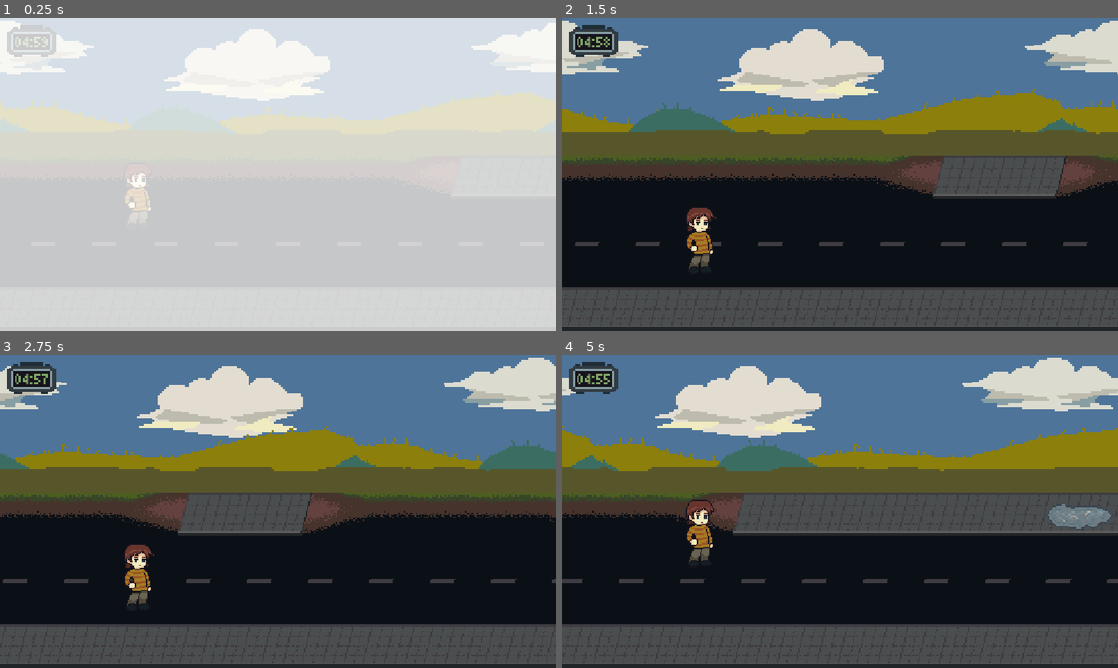
Above: before the commit, frames 1-4 (two rows, left to right).
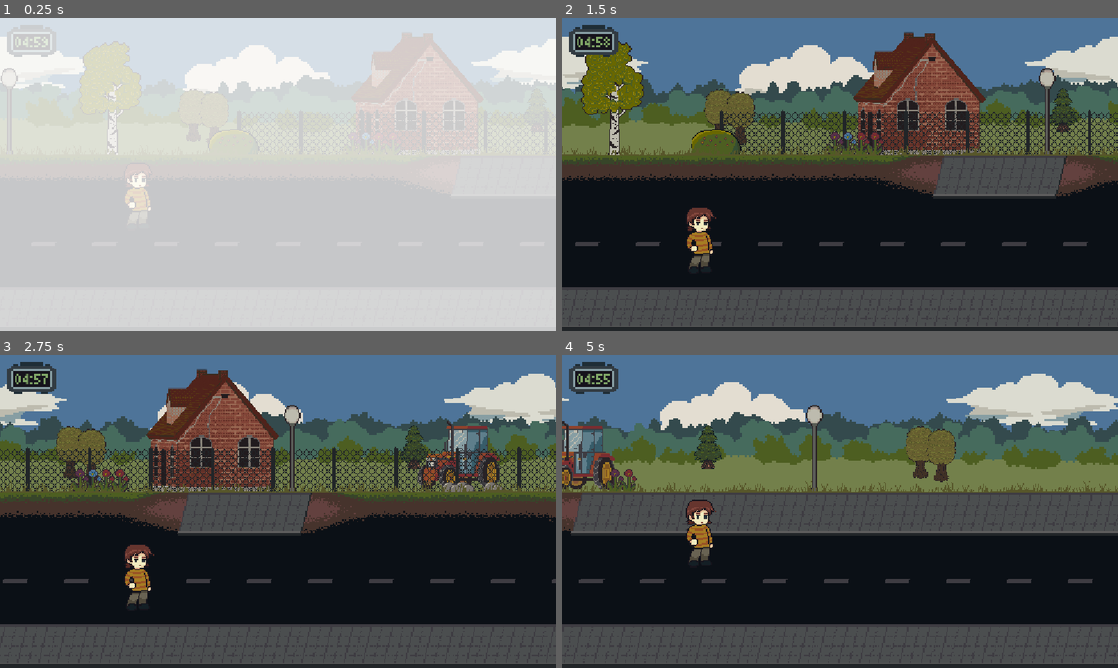
Above: after the commit, the same moments.

Repository: W00jo/projekt-droga
Game: Godot game, scene res://src/level/level.tscn
The game is run twice, just before and just after one commit, with the same random seed, the same clock (stepped at 60 frames per second) and the same inputs. This scene is started directly instead of the project's main scene.
Inputs (mouse positions are in pixels of both pictures, inside the frame that each line leads up to):
- Up to frame 1 (0.25 s): no input
- Up to frame 2 (1.5 s): tap Enter at 0.5 s; move the mouse to (962, 158) at 0.52 s; hold D (move_right) 0.53-1.28 s; click (962, 158) at 0.67 s; move the mouse to (728, 190) at 1.27 s; hold S (move_down) from 1.28 s (still down)
- Up to frame 3 (2.75 s): move the mouse to (333, 442) at 2.02 s; release S (move_down) at 2.03 s; hold D (move_right) from 2.03 s (still down)
- Up to frame 4 (5 s): move the mouse to (812, 574) at 2.77 s; release D (move_right) at 2.78 s; hold W (move_up) 2.78-3.53 s; click (812, 574) at 2.92 s; move the mouse to (1006, 558) at 3.52 s; hold A (move_left) from 3.53 s (still down); move the mouse to (673, 464) at 4.27 s

The runs differ from the first frame. In frame 1, 11% of the frame differs, in the area x 0-100%, y 0-44%; in frame 2, 28%; in frame 3, 28%; in frame 4, 31%, in the area x 0-100%, y 0-73%.

Commit message:
Implement parallax assets

Diff:
--- a/global/game_manager.gd
+++ b/global/game_manager.gd
@@ -21,7 +21,7 @@
 
 var current_state: GameState = GameState.INACTIVE
 var current_scroll_speed: float = 0.0
-var target_scroll_speed: float = 400.0
+var target_scroll_speed: float = 600.0
 var acceleration_rate: float = 150.0
 
 var current_time: float = 300.0
--- a/src/environment/countryside_parallax/countryside_parallax_bg.tscn
+++ b/src/environment/countryside_parallax/countryside_parallax_bg.tscn
@@ -1,52 +1,189 @@
 [gd_scene format=3 uid="uid://lbkg5dhwx4eu"]
 
 [ext_resource type="Texture2D" uid="uid://3uotfjc68vn1" path="res://src/environment/countryside_parallax/layer_1_parallax.png" id="1_uonr0"]
-[ext_resource type="Texture2D" uid="uid://t2m81qidcgjk" path="res://src/environment/countryside_parallax/layer_2_parallax.png" id="2_jyrcu"]
-[ext_resource type="Texture2D" uid="uid://s2n7872aqsf2" path="res://src/environment/countryside_parallax/layer_3_parallax.png" id="3_m5pt1"]
-[ext_resource type="Texture2D" uid="uid://rrmna8d87vry" path="res://src/environment/countryside_parallax/layer_4_parallax.png" id="4_yr81c"]
+[ext_resource type="Texture2D" uid="uid://bmikl6sy32y4q" path="res://src/environment/countryside_parallax/layer_2_forest.png" id="4_ib2fj"]
 [ext_resource type="Script" uid="uid://c5xsjjclxebep" path="res://src/environment/dynamic_parallax.gd" id="5_dynpx"]
+[ext_resource type="Texture2D" uid="uid://b7pcxkh4ddush" path="res://src/environment/leaf_tree.png" id="6_dn6jc"]
+[ext_resource type="Texture2D" uid="uid://cssjsr5nnm7qt" path="res://src/environment/countryside_parallax/layer_3_forest.png" id="6_tkuoi"]
+[ext_resource type="Texture2D" uid="uid://wkrrfpty1gcn" path="res://src/environment/pine_tree.png" id="7_dn6jc"]
+[ext_resource type="Texture2D" uid="uid://u7c6kgm4wm2p" path="res://src/environment/countryside_parallax/layer_4_field.png" id="7_f3hmt"]
+[ext_resource type="Texture2D" uid="uid://42lphhlg6c1q" path="res://src/environment/brick_house.png" id="8_tkuoi"]
+[ext_resource type="Texture2D" uid="uid://bqc7xtrx7dovx" path="res://src/environment/tractor.png" id="9_dn6jc"]
+[ext_resource type="Texture2D" uid="uid://dw6ftfrxjgb0g" path="res://src/environment/countryside_parallax/layer_5_fence.png" id="9_gglmi"]
+[ext_resource type="Texture2D" uid="uid://d4glk1g3rar76" path="res://src/environment/birch_tree.png" id="9_hdms4"]
+[ext_resource type="Texture2D" uid="uid://cdlw5mwq76fbu" path="res://src/environment/flower_red.png" id="10_f3hmt"]
+[ext_resource type="Texture2D" uid="uid://clq14eesepd5" path="res://src/environment/flower_blue.png" id="11_w2ylu"]
+[ext_resource type="Texture2D" uid="uid://dovt2g4ahl6fy" path="res://src/environment/flower_purple.png" id="13_qk5f4"]
+[ext_resource type="Texture2D" uid="uid://b6m4nuhiivu70" path="res://src/environment/bush_1.png" id="15_fmhvi"]
+[ext_resource type="Texture2D" uid="uid://dbhm84ow6pbc2" path="res://src/environment/boulders.png" id="16_gglmi"]
+[ext_resource type="Texture2D" uid="uid://dk7yy50jed3qc" path="res://src/environment/grassy_boulders.png" id="17_dn6jc"]
+[ext_resource type="Texture2D" uid="uid://cmmlu78k2tixj" path="res://src/environment/lamp_post.png" id="17_fmhvi"]
+[ext_resource type="Texture2D" uid="uid://bu3qoyyf31rw8" path="res://src/environment/countryside_parallax/layer_6_grass.png" id="19_dn6jc"]
 
-[node name="CountrysideParallaxBg" type="Node2D" unique_id=483123916 node_paths=PackedStringArray("layer_far_background", "layer_mid_background", "layer_near_background", "layer_foreground")]
+[node name="CountrysideParallaxBg" type="Node2D" unique_id=483123916 node_paths=PackedStringArray("layer_sky", "layer_forest_far", "layer_forest_near", "layer_field", "layer_items", "layer_fence", "layer_grass")]
 script = ExtResource("5_dynpx")
-layer_far_background = NodePath("Sky")
-layer_mid_background = NodePath("Horizon")
-layer_near_background = NodePath("Grass")
-layer_foreground = NodePath("Fence")
+layer_sky = NodePath("Sky")
+layer_forest_far = NodePath("Forest")
+layer_forest_near = NodePath("Forest2")
+layer_field = NodePath("Field")
+layer_items = NodePath("Items")
+layer_fence = NodePath("Fence")
+layer_grass = NodePath("Grass")
 
 [node name="Sky" type="Parallax2D" parent="." unique_id=1626971135]
+scroll_offset = Vector2(6, -101)
 repeat_size = Vector2(1152, 0)
 autoscroll = Vector2(-20, 0)
 
-[node name="Sprite2D" type="Sprite2D" parent="Sky" unique_id=1895733029]
-position = Vector2(576, 424)
+[node name="Sky" type="Sprite2D" parent="Sky" unique_id=1895733029]
+position = Vector2(570, 425)
 scale = Vector2(4, 4)
 texture = ExtResource("1_uonr0")
 
-[node name="Grass" type="Parallax2D" parent="." unique_id=2076686956]
-scroll_offset = Vector2(0, 70)
+[node name="Forest" type="Parallax2D" parent="." unique_id=2076686956]
+scroll_offset = Vector2(0, -14)
 repeat_size = Vector2(1152, 0)
 autoscroll = Vector2(-220, 0)
 
-[node name="Sprite2D" type="Sprite2D" parent="Grass" unique_id=1171100310]
-position = Vector2(579, 203)
+[node name="Forest" type="Sprite2D" parent="Forest" unique_id=1007890645]
+position = Vector2(576, 273)
 scale = Vector2(4, 4)
-texture = ExtResource("3_m5pt1")
+texture = ExtResource("4_ib2fj")
 
-[node name="Horizon" type="Parallax2D" parent="." unique_id=314170243]
-scroll_offset = Vector2(0, -78)
+[node name="Forest2" type="Parallax2D" parent="." unique_id=314170243]
+scroll_offset = Vector2(0, -162)
+repeat_size = Vector2(1152, 0)
+autoscroll = Vector2(-150, 0)
+
+[node name="Forest2" type="Sprite2D" parent="Forest2" unique_id=1541381873]
+position = Vector2(576, 419)
+scale = Vector2(4, 4)
+texture = ExtResource("6_tkuoi")
+
+[node name="Field" type="Parallax2D" parent="." unique_id=1167128485]
+scroll_offset = Vector2(0, -142)
 repeat_size = Vector2(1152, 0)
 autoscroll = Vector2(-70, 0)
 
-[node name="Sprite2D2" type="Sprite2D" parent="Horizon" unique_id=1282669581]
-position = Vector2(578, 255)
+[node name="Field" type="Sprite2D" parent="Field" unique_id=605884883]
+position = Vector2(576, 401)
 scale = Vector2(4, 4)
-texture = ExtResource("2_jyrcu")
+texture = ExtResource("7_f3hmt")
+
+[node name="LeafTree" type="Sprite2D" parent="Field" unique_id=67823364]
+position = Vector2(403, 342)
+texture = ExtResource("6_dn6jc")
+
+[node name="LeafTree2" type="Sprite2D" parent="Field" unique_id=2137991140]
+position = Vector2(446, 348)
+texture = ExtResource("6_dn6jc")
+
+[node name="PineTree" type="Sprite2D" parent="Field" unique_id=214093877]
+position = Vector2(1115, 347)
+texture = ExtResource("7_dn6jc")
+
+[node name="Items" type="Parallax2D" parent="." unique_id=921589016]
+scroll_offset = Vector2(-1146, -101)
+repeat_size = Vector2(4608, 0)
+autoscroll = Vector2(-70, 0)
+
+[node name="BrickHouse" type="Sprite2D" parent="Items" unique_id=1626012362]
+position = Vector2(4279, 261)
+scale = Vector2(0.25, 0.25)
+texture = ExtResource("8_tkuoi")
+
+[node name="BrickHouse2" type="Sprite2D" parent="Items" unique_id=2022878104]
+position = Vector2(2009, 261)
+scale = Vector2(0.25, 0.25)
+texture = ExtResource("8_tkuoi")
+
+[node name="Tractor" type="Sprite2D" parent="Items" unique_id=147589616]
+position = Vector2(2525, 304)
+scale = Vector2(2.75, 2.75)
+texture = ExtResource("9_dn6jc")
+
+[node name="BirchTree" type="Sprite2D" parent="Items" unique_id=1013283473]
+position = Vector2(1383, 266)
+scale = Vector2(2.2, 2.2)
+texture = ExtResource("9_hdms4")
 
 [node name="Fence" type="Parallax2D" parent="." unique_id=2030713046]
-visible = false
-repeat_size = Vector2(1152, 0)
+repeat_size = Vector2(9216, 0)
 autoscroll = Vector2(-250, 0)
 
-[node name="Sprite2D" type="Sprite2D" parent="Fence" unique_id=185191697]
-position = Vector2(576, 324)
-texture = ExtResource("4_yr81c")
+[node name="Fences" type="Sprite2D" parent="Fence" unique_id=120390213]
+position = Vector2(4807, 207)
+scale = Vector2(2.5, 2.5)
+texture = ExtResource("9_gglmi")
+
+[node name="Flowers" type="Node2D" parent="Fence" unique_id=1355363500]
+position = Vector2(0, -50)
+
+[node name="Flower" type="Sprite2D" parent="Fence/Flowers" unique_id=1961388268]
+position = Vector2(763, 306)
+scale = Vector2(2, 2)
+texture = ExtResource("11_w2ylu")
+
+[node name="Flower2" type="Sprite2D" parent="Fence/Flowers" unique_id=910290654]
+position = Vector2(791, 306)
+scale = Vector2(2, 2)
+texture = ExtResource("10_f3hmt")
+
+[node name="Flower3" type="Sprite2D" parent="Fence/Flowers" unique_id=1087023998]
+position = Vector2(819, 306)
+scale = Vector2(2, 2)
+texture = ExtResource("10_f3hmt")
+
+[node name="Flower4" type="Sprite2D" parent="Fence/Flowers" unique_id=632314074]
+position = Vector2(736, 306)
+scale = Vector2(2, 2)
+texture = ExtResource("13_qk5f4")
+
+[node name="Flower5" type="Sprite2D" parent="Fence/Flowers" unique_id=1175799836]
+position = Vector2(1943, 306)
+scale = Vector2(2, 2)
+texture = ExtResource("10_f3hmt")
+
+[node name="Flower6" type="Sprite2D" parent="Fence/Flowers" unique_id=1742171556]
+position = Vector2(1915, 306)
+scale = Vector2(2, 2)
+texture = ExtResource("13_qk5f4")
+
+[node name="BushesAndRocks" type="Node2D" parent="Fence" unique_id=1924903378]
+
+[node name="Bush" type="Sprite2D" parent="Fence/BushesAndRocks" unique_id=1552986116]
+position = Vector2(491, 254)
+scale = Vector2(2, 2)
+texture = ExtResource("15_fmhvi")
+
+[node name="Rocks" type="Sprite2D" parent="Fence/BushesAndRocks" unique_id=324536460]
+position = Vector2(1532, 264)
+texture = ExtResource("16_gglmi")
+
+[node name="Rocks2" type="Sprite2D" parent="Fence/BushesAndRocks" unique_id=1483943519]
+position = Vector2(1506, 264)
+texture = ExtResource("16_gglmi")
+
+[node name="Rocks3" type="Sprite2D" parent="Fence/BushesAndRocks" unique_id=2140687887]
+position = Vector2(1592, 264)
+texture = ExtResource("17_dn6jc")
+
+[node name="Grass" type="Parallax2D" parent="." unique_id=1914855222]
+scroll_offset = Vector2(-6, -156)
+repeat_size = Vector2(1152, 0)
+autoscroll = Vector2(-70, 0)
+
+[node name="LampPost" type="Sprite2D" parent="Grass" unique_id=1020945958]
+position = Vector2(30.000008, 297)
+scale = Vector2(2.5, 2.5)
+texture = ExtResource("17_fmhvi")
+
+[node name="Grass" type="Sprite2D" parent="Grass" unique_id=146361142]
+position = Vector2(294, 443)
+scale = Vector2(2, 2)
+texture = ExtResource("19_dn6jc")
+
+[node name="Grass2" type="Sprite2D" parent="Grass" unique_id=1775424819]
+position = Vector2(870, 443)
+scale = Vector2(2, 2)
+texture = ExtResource("19_dn6jc")
--- a/src/environment/dynamic_parallax.gd
+++ b/src/environment/dynamic_parallax.gd
@@ -6,17 +6,23 @@
 @export var speed_scale: float = 1.0
 
 # References to the parallax layers, ordered from the furthest background to the closest foreground
-@export var layer_far_background: Parallax2D
-@export var layer_mid_background: Parallax2D
-@export var layer_near_background: Parallax2D
-@export var layer_foreground: Parallax2D
+@export var layer_sky: Parallax2D
+@export var layer_forest_far: Parallax2D
+@export var layer_forest_near: Parallax2D
+@export var layer_field: Parallax2D
+@export var layer_items: Parallax2D
+@export var layer_fence: Parallax2D
+@export var layer_grass: Parallax2D
 
 # Parallax multipliers to create a depth effect through differential scrolling
 # Layers further from the camera move slower; the foreground matches the track speed
-const MULTIPLIER_FAR_BACKGROUND: float = 0.1   # E.g., Sky
-const MULTIPLIER_MID_BACKGROUND: float = 0.25  # E.g., Horizon/Mountains
-const MULTIPLIER_NEAR_BACKGROUND: float = 0.75 # E.g., Grass/Hills
-const MULTIPLIER_FOREGROUND: float = 1.0       # E.g., Fence/Trees next to the road
+const MULTIPLIER_SKY: float = 0.1   # E.g., Sky
+const MULTIPLIER_FOREST_FAR: float = 0.15  # Darker forest on the horizon
+const MULTIPLIER_FOREST_NEAR: float = 0.25 # Lighter forest on the horizon
+const MULTIPLIER_FIELD: float = 0.45       # Field and bushes
+const MULTIPLIER_ITEMS: float = 0.75       # E.g., Houses, buildings, trees, tractors etc.
+const MULTIPLIER_FENCE: float = 1.0        # Fences and very near items
+const MULTIPLIER_GRASS: float = 1.0        # Grass in the front
 
 func _process(_delta: float) -> void:
 	# Read the current treadmill speed from the global state
@@ -24,7 +30,10 @@
 
 	# Update the autoscroll property for each layer
 	# We use negative values because the background must move left to simulate forward motion
-	layer_far_background.autoscroll.x = -base_speed * MULTIPLIER_FAR_BACKGROUND
-	layer_mid_background.autoscroll.x = -base_speed * MULTIPLIER_MID_BACKGROUND
-	layer_near_background.autoscroll.x = -base_speed * MULTIPLIER_NEAR_BACKGROUND
-	layer_foreground.autoscroll.x = -base_speed * MULTIPLIER_FOREGROUND
+	layer_sky.autoscroll.x = -base_speed * MULTIPLIER_SKY
+	layer_forest_far.autoscroll.x = -base_speed * MULTIPLIER_FOREST_FAR
+	layer_forest_near.autoscroll.x = -base_speed * MULTIPLIER_FOREST_NEAR
+	layer_field.autoscroll.x = -base_speed * MULTIPLIER_FIELD
+	layer_items.autoscroll.x = -base_speed * MULTIPLIER_ITEMS
+	layer_fence.autoscroll.x = -base_speed * MULTIPLIER_FENCE
+	layer_grass.autoscroll.x = -base_speed * MULTIPLIER_GRASS
--- a/src/level/level.tscn
+++ b/src/level/level.tscn
@@ -16,7 +16,6 @@
 polygon = PackedVector2Array(0, 0, 0, 648, 1152, 648, 1152, 0)
 
 [node name="CountrysideParallaxBg" parent="." unique_id=483123916 instance=ExtResource("4_mpbj7")]
-position = Vector2(0, -133)
 
 [node name="PlayerLevel" parent="." unique_id=1556861879 instance=ExtResource("3_em31m")]
 position = Vector2(285, 350)
@@ -27,6 +26,7 @@
 [node name="ObstacleSpawner" parent="." unique_id=1927055351 instance=ExtResource("5_w7y1s")]
 
 [node name="HUD" parent="." unique_id=1962771496 instance=ExtResource("6_w7y1s")]
+
 [node name="CanvasLayer" type="CanvasLayer" parent="." unique_id=616161384]
 
 [node name="HUD" type="Control" parent="CanvasLayer" unique_id=535979702]
--- a/src/obstacles/obstacle_spawner.gd
+++ b/src/obstacles/obstacle_spawner.gd
@@ -2,11 +2,11 @@
 extends Node2D
 
 # Values for a linear function that goes from START to END,
-# which are also randomized from MIN value to MAX value
-const START_MIN_TIME: float = 1
-const END_MIN_TIME: float = 0.25
-const START_MAX_TIME: float = 1.75
-const END_MAX_TIME: float = 0.45
+# which are also randomised from MIN value to MAX value
+const START_MIN_TIME: float = 0.75
+const END_MIN_TIME: float = 0.2
+const START_MAX_TIME: float = 1.25
+const END_MAX_TIME: float = 0.35
 
 # TODO: add jitter (slight x pos randomising)
 
--- a/src/player/player_level.gd
+++ b/src/player/player_level.gd
@@ -15,7 +15,7 @@
 func _ready() -> void:
 	# Snap to the starting track position without animation on first load
 	position.y = level_manager.get_track_position_y(current_track)
-	z_index = current_track
+	z_index = current_track + 1
 
 func _process(_delta: float) -> void:
 	# Block input when the run has concluded
@@ -44,4 +44,4 @@
 		_movement_tween = create_tween()
 		_movement_tween.tween_property(self, "position:y", target_y, 0.15).set_trans(Tween.TRANS_SINE).set_ease(Tween.EASE_OUT)
 
-		z_index = current_track
+		z_index = current_track + 1
Binary file changed: src/environment/birch_tree.png
Binary file added: src/environment/countryside_parallax/layer_2_forest.png
Not shown, added: src/environment/countryside_parallax/layer_2_forest.png.import
Binary file added: src/environment/countryside_parallax/layer_3_forest.png
Not shown, changed: src/environment/countryside_parallax/layer_3_forest.png.import
Binary file added: src/environment/countryside_parallax/layer_4_field.png
Not shown, added: src/environment/countryside_parallax/layer_4_field.png.import
Binary file added: src/environment/countryside_parallax/layer_5_fence.png
Not shown, added: src/environment/countryside_parallax/layer_5_fence.png.import
Binary file added: src/environment/countryside_parallax/layer_5_fence_1.png
Not shown, added: src/environment/countryside_parallax/layer_5_fence_1.png.import
Binary file added: src/environment/countryside_parallax/layer_5_fence_2.png
(and 10 more such lines)
